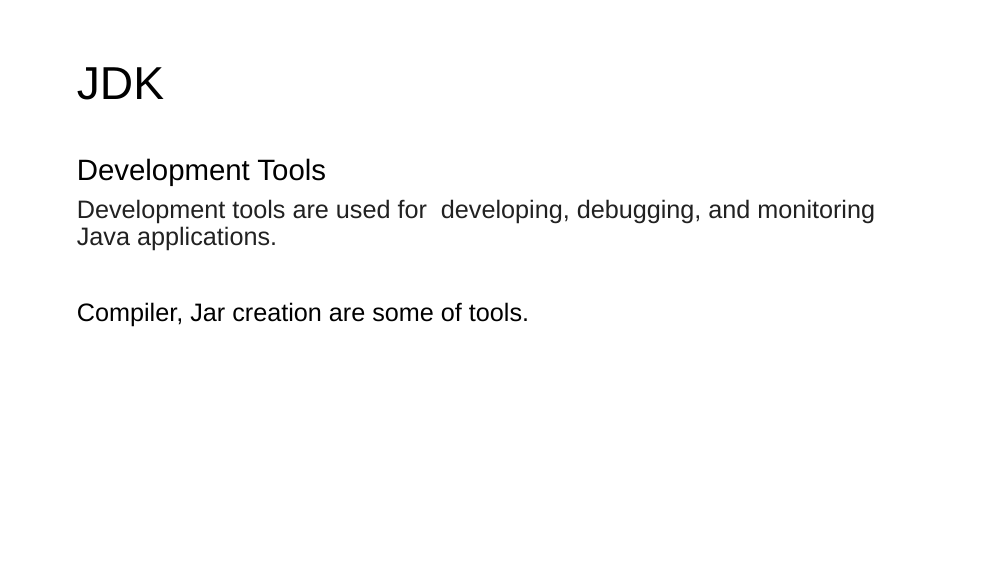
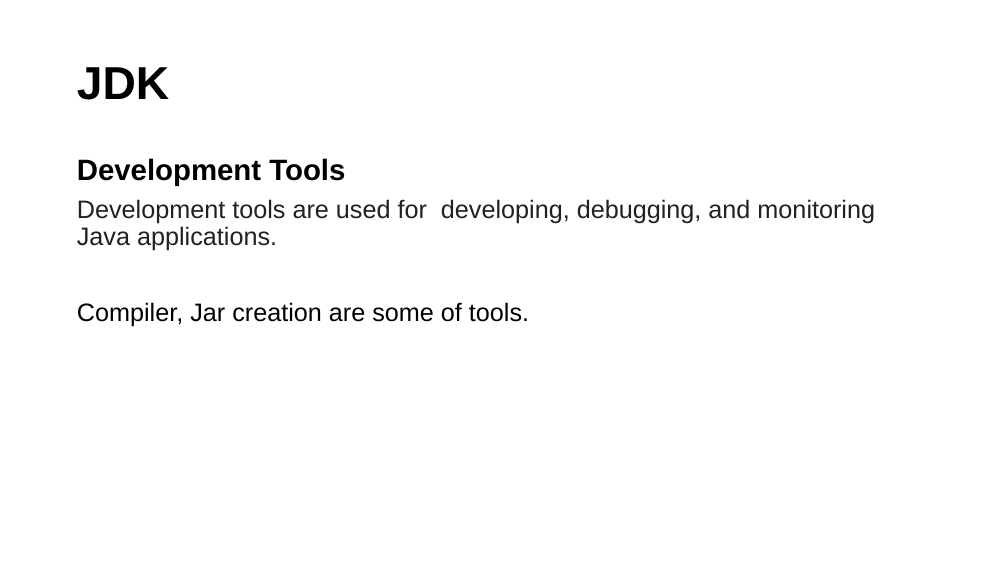
Before and after one commit to adithyavarkuri/Videos, a slide deck: slide 5 of 2.JVM JDK JRE/JDK JVM JRE.pptx. Drawn at 1008x567 pixels with LibreOffice and Linux fonts; fonts in the diff are those of the drawing. Boxes give left, top, right and bottom in pixels: in the first picture for what was removed or moved away, otherwise in the second. Text is boxed around its words. In the diff, an @@ line names an element or a change of style, - is before the commit and + after.

```diff
--- a/2.JVM JDK JRE/JDK JVM JRE.pptx
+++ b/2.JVM JDK JRE/JDK JVM JRE.pptx
@@ title "JDK" at (x1=77, y1=67, x2=169, y2=100): bold on @@
@@ text at (x1=77, y1=158, x2=345, y2=186): bold on in "Development Tools" @@
```
Also in this commit, not shown: 4 other slides changed, 4 slides added, 2 other files.
